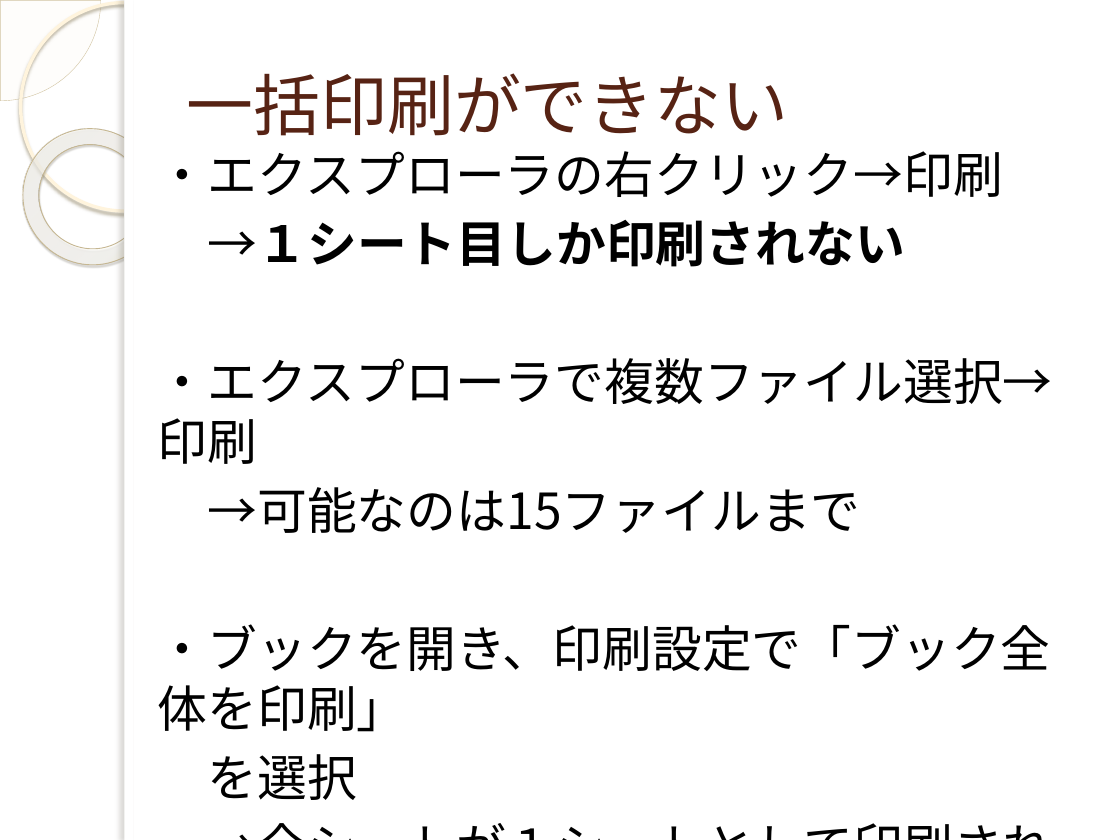
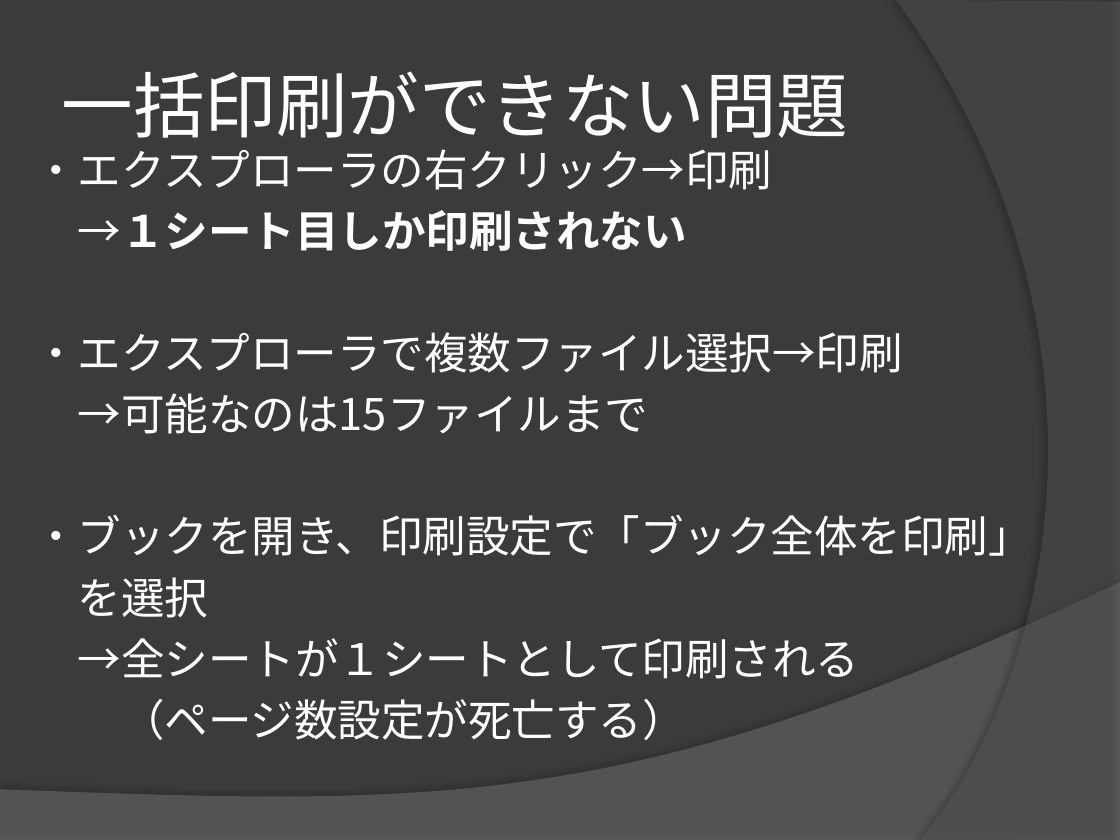
Before and after one commit to yuridonus/FEstudy, a slide deck: slide 12 of hateful_excel.pptx (slide 8 before the commit). Drawn at 1120x840 pixels with LibreOffice and Linux fonts; fonts in the diff are those of the drawing; background and template pictures are left out. Boxes give left, top, right and bottom in pixels: in the first picture for what was removed or moved away, otherwise in the second. Text is boxed around its words. In the diff, an @@ line names an element or a change of style, - is before the commit and + after.

```diff
--- a/hateful_excel.pptx
+++ b/hateful_excel.pptx
@@ background picture (left out) to #3B3B3B @@
@@ pie slice (boxed as its full ellipse) removed at [0, 0, 101, 101] @@
@@ ellipse removed at [20, 2, 228, 211] @@
@@ rectangle removed at [124, 0, 1120, 840] @@
@@ rectangle removed at [124, 0, 133, 840] @@
@@ freeform shape added at [896, 0, 1120, 840], fill #5E5E5E at 40% opacity @@
@@ title at [62, 71, 849, 150]: text changed; size 43 to 46 pt; text colour #572314 to #FFFFFF @@
-一括印刷ができない
+一括印刷ができない問題
@@ donut removed at [0, 101, 187, 292] @@
@@ text "・エクスプローラの右クリック→印刷": place and size @@
-text "・エクスプローラの右クリック→印刷" at [158, 151, 1053, 800]
+text "・エクスプローラの右クリック→印刷" at [34, 149, 1031, 740]
@@ text "・エクスプローラの右クリック→印刷" at [34, 149, 1031, 740]: size 32 to 28 pt, text colour #000000 to #FFFFFF @@
@@ freeform shape added at [0, 582, 1120, 840], fill #7F7F7F at 45% opacity @@
```
Also in this commit, not shown: 7 other slides changed, 24 slides added, 26 slides removed.
